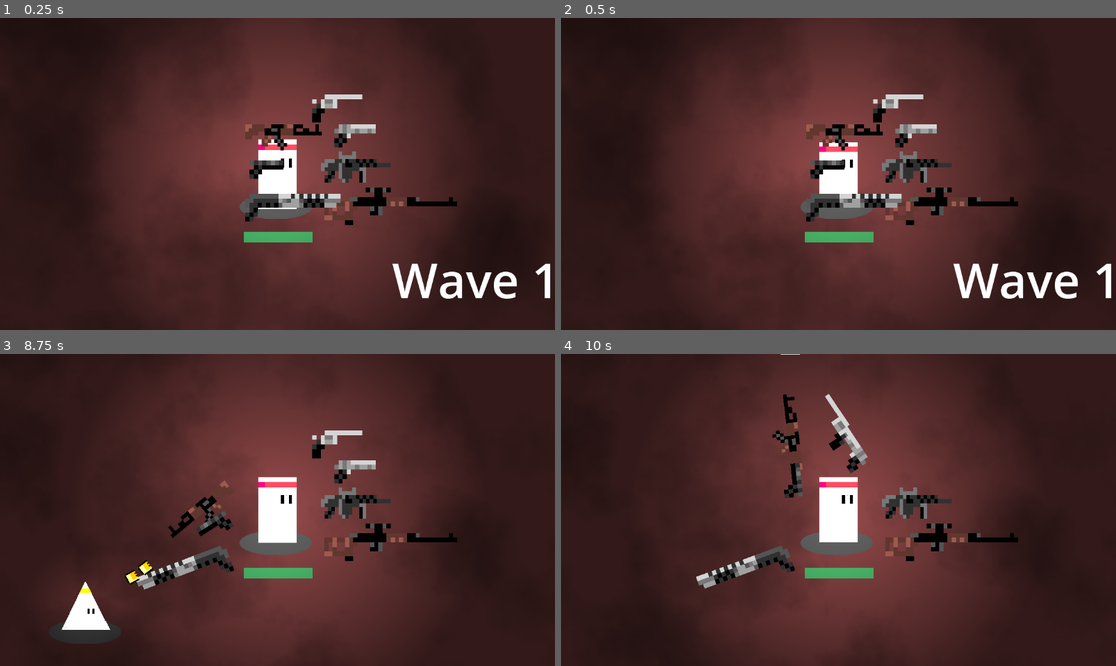
Above: before the commit, frames 1-4 (two rows, left to right).
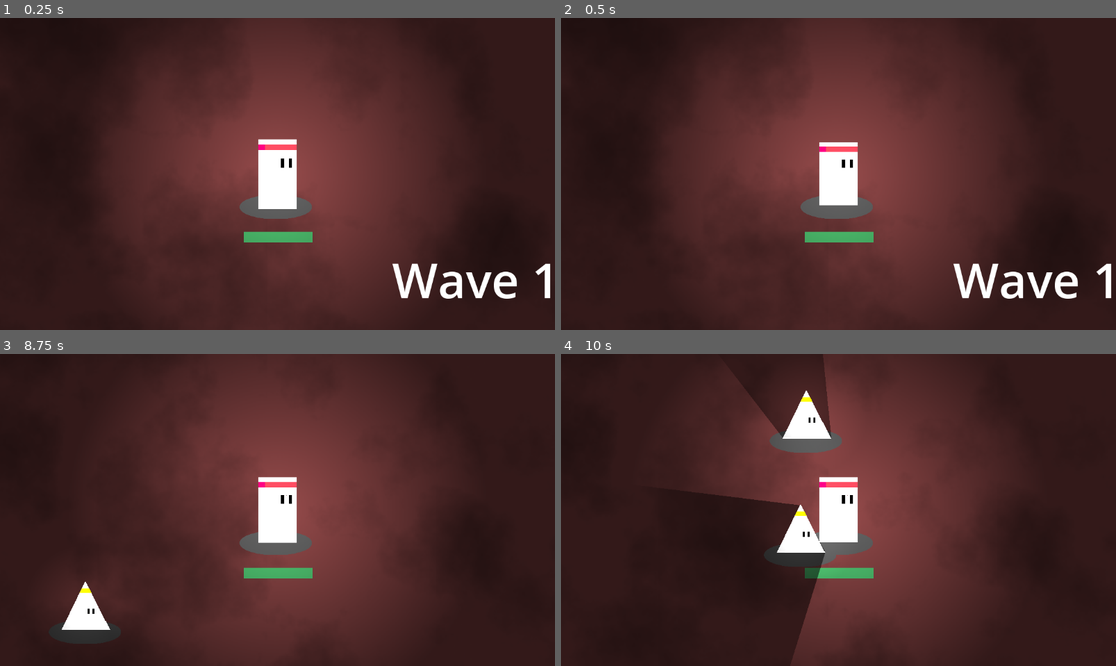
Above: after the commit, the same moments.

Repository: SK1PPR/byog24
Game: Godot game, scene res://scenes/main.tscn
Same seed, same stepped clock (60 frames per second), same inputs: the game is played once before the commit and once after it. The engine's default icon, where the game draws it, is replaced by a stand-in: a white triangle on a blue panel in a dark square.
Inputs (mouse positions are in pixels of both pictures, inside the frame that each line leads up to):
- Up to frame 1 (0.25 s): no input
- Up to frame 2 (0.5 s): no input
- Up to frame 3 (8.75 s): move the mouse to (399, 494) at 0.52 s; click (399, 494) at 0.67 s; move the mouse to (166, 525) at 1.27 s; click (166, 525) at 1.42 s; move the mouse to (333, 441) at 2.02 s; click (333, 441) at 2.17 s; move the mouse to (249, 572) at 2.77 s; click (249, 572) at 2.92 s; move the mouse to (444, 556) at 3.52 s; click (444, 556) at 3.67 s; move the mouse to (111, 463) at 4.27 s; click (111, 463) at 4.42 s; tap Enter at 5 s; move the mouse to (305, 510) at 5.02 s; click (305, 510) at 5.17 s; move the mouse to (194, 432) at 5.77 s; click (194, 432) at 5.92 s; move the mouse to (399, 494) at 6.52 s; click (399, 494) at 6.67 s; move the mouse to (166, 525) at 7.27 s; click (166, 525) at 7.42 s; move the mouse to (333, 441) at 8.02 s; click (333, 441) at 8.17 s
- Up to frame 4 (10 s): move the mouse to (810, 572) at 8.77 s; click (810, 572) at 8.92 s; move the mouse to (1005, 556) at 9.52 s; click (1005, 556) at 9.67 s

The runs differ from the first frame. In frame 1, 3.4% of the frame differs, in the area x 44-83%, y 24-67%; in frame 2, 3.4%; in frame 3, 3.4%; in frame 4, 13%, in the area x 23-83%, y 0-99%.

Commit message:
adding gun powerups incomplete

Diff:
--- /dev/null
+++ b/data/Powerups/assaultGun.tres
@@ -0,0 +1,10 @@
+[gd_resource type="Resource" script_class="PowerupBase" load_steps=3 format=3 uid="uid://bpfmcblnviygl"]
+
+[ext_resource type="Texture2D" uid="uid://dq14co2uy13y0" path="res://assets/assault-rifle.png" id="1_y40ms"]
+[ext_resource type="Script" path="res://data/Powerups/powerup_base.gd" id="2_yn1a0"]
+
+[resource]
+script = ExtResource("2_yn1a0")
+icon = ExtResource("1_y40ms")
+ind = 3
+desc = "This is assault gun"
--- /dev/null
+++ b/data/Powerups/handGun.tres
@@ -0,0 +1,10 @@
+[gd_resource type="Resource" script_class="PowerupBase" load_steps=3 format=3 uid="uid://dpgcpgyot0845"]
+
+[ext_resource type="Texture2D" uid="uid://46xee5ajkpt6" path="res://assets/handgun.png" id="1_s0l2u"]
+[ext_resource type="Script" path="res://data/Powerups/powerup_base.gd" id="2_ywfis"]
+
+[resource]
+script = ExtResource("2_ywfis")
+icon = ExtResource("1_s0l2u")
+ind = 4
+desc = "This is a handgun"
--- /dev/null
+++ b/data/Powerups/machineGun.tres
@@ -0,0 +1,10 @@
+[gd_resource type="Resource" script_class="PowerupBase" load_steps=3 format=3 uid="uid://b82c2kfo7v5t6"]
+
+[ext_resource type="Texture2D" uid="uid://b3pbo7j0dv4uy" path="res://assets/machine-gun.png" id="1_b4sc0"]
+[ext_resource type="Script" path="res://data/Powerups/powerup_base.gd" id="1_khrse"]
+
+[resource]
+script = ExtResource("1_khrse")
+icon = ExtResource("1_b4sc0")
+ind = 6
+desc = "This is machine gun"
--- /dev/null
+++ b/data/Powerups/pistol.tres
@@ -0,0 +1,10 @@
+[gd_resource type="Resource" script_class="PowerupBase" load_steps=3 format=3 uid="uid://wsl47f4v66xp"]
+
+[ext_resource type="Texture2D" uid="uid://w5ceuloskppr" path="res://assets/Pistol.png" id="1_gipct"]
+[ext_resource type="Script" path="res://data/Powerups/powerup_base.gd" id="2_y7qtm"]
+
+[resource]
+script = ExtResource("2_y7qtm")
+icon = ExtResource("1_gipct")
+ind = 6
+desc = "This is pistol"
--- /dev/null
+++ b/data/Powerups/revolver.tres
@@ -0,0 +1,10 @@
+[gd_resource type="Resource" script_class="PowerupBase" load_steps=3 format=3 uid="uid://5dc0e314n3jg"]
+
+[ext_resource type="Texture2D" uid="uid://db6dlyhlnylml" path="res://assets/revolver.png" id="1_38t6r"]
+[ext_resource type="Script" path="res://data/Powerups/powerup_base.gd" id="1_fx00v"]
+
+[resource]
+script = ExtResource("1_fx00v")
+icon = ExtResource("1_38t6r")
+ind = 7
+desc = "This is revolver"
--- /dev/null
+++ b/data/Powerups/shotgun.tres
@@ -0,0 +1,10 @@
+[gd_resource type="Resource" script_class="PowerupBase" load_steps=3 format=3 uid="uid://l20lks0p6cpd"]
+
+[ext_resource type="Texture2D" uid="uid://bxrx8pp04xpee" path="res://assets/Shotgun.png" id="1_7uxhk"]
+[ext_resource type="Script" path="res://data/Powerups/powerup_base.gd" id="1_oxr8r"]
+
+[resource]
+script = ExtResource("1_oxr8r")
+icon = ExtResource("1_7uxhk")
+ind = 8
+desc = "This is shotgun"
--- /dev/null
+++ b/data/Powerups/sniper.tres
@@ -0,0 +1,10 @@
+[gd_resource type="Resource" script_class="PowerupBase" load_steps=3 format=3 uid="uid://cluualbauyxjo"]
+
+[ext_resource type="Texture2D" uid="uid://300wns70xk7p" path="res://assets/sniper.png" id="1_w47it"]
+[ext_resource type="Script" path="res://data/Powerups/powerup_base.gd" id="1_ya2pc"]
+
+[resource]
+script = ExtResource("1_ya2pc")
+icon = ExtResource("1_w47it")
+ind = 9
+desc = "This is sniper"
--- a/scenes/main.tscn
+++ b/scenes/main.tscn
@@ -1,20 +1,13 @@
-[gd_scene load_steps=35 format=3 uid="uid://bhd1q0c8dovan"]
+[gd_scene load_steps=36 format=3 uid="uid://bhd1q0c8dovan"]
 
 [ext_resource type="PackedScene" uid="uid://c1232bb68fhy6" path="res://scenes/player.tscn" id="1_j7f5f"]
 [ext_resource type="Script" path="res://scripts/main.gd" id="1_m2lt0"]
 [ext_resource type="Shader" path="res://shaders/main.gdshader" id="1_vydfm"]
 [ext_resource type="Script" path="res://scripts/camera_2d.gd" id="3_6qcvf"]
-[ext_resource type="PackedScene" uid="uid://byl3dfrhj11vx" path="res://data/weapons/pistol.tscn" id="3_ttt1o"]
 [ext_resource type="PackedScene" uid="uid://frhhprjg8xrl" path="res://scenes/triangle.tscn" id="4_06rle"]
 [ext_resource type="PackedScene" uid="uid://gy88wl32c56y" path="res://scenes/square.tscn" id="5_nksia"]
 [ext_resource type="Script" path="res://scripts/wave_manager.gd" id="6_qxm8f"]
 [ext_resource type="PackedScene" uid="uid://b6s0vfev5tf8l" path="res://scenes/pentagon.tscn" id="7_ix11m"]
-[ext_resource type="PackedScene" uid="uid://dh7t78g2mn2s6" path="res://data/weapons/assault_rifle.tscn" id="9_1xvox"]
-[ext_resource type="PackedScene" uid="uid://bxnaw4pdyf808" path="res://data/weapons/machine_gun.tscn" id="9_rjlbj"]
-[ext_resource type="PackedScene" uid="uid://eqagoykh5r0q" path="res://data/weapons/sniper.tscn" id="10_0ajwb"]
-[ext_resource type="PackedScene" uid="uid://d0dic2gjfpwdq" path="res://data/weapons/handgun.tscn" id="11_o4d2n"]
-[ext_resource type="PackedScene" uid="uid://c2jso6b04bh2i" path="res://data/weapons/shotgun.tscn" id="14_kdi8e"]
-[ext_resource type="PackedScene" uid="uid://j4wfweum8nor" path="res://data/weapons/revolver.tscn" id="15_ibyf6"]
 [ext_resource type="Script" path="res://scripts/PowerupRange.gd" id="16_0oi6n"]
 [ext_resource type="Script" path="res://scripts/powerup_manager.gd" id="16_xl5kd"]
 [ext_resource type="Script" path="res://scripts/first_aid.gd" id="17_3jxuv"]
@@ -26,7 +19,15 @@
 [ext_resource type="Resource" uid="uid://ummix24fb17v" path="res://data/Powerups/shield.tres" id="20_f0fu1"]
 [ext_resource type="Resource" uid="uid://bxco2gmht2x35" path="res://data/Powerups/poisonAura.tres" id="21_u17qh"]
 [ext_resource type="PackedScene" uid="uid://dvkb7fkt3u40n" path="res://scenes/card_box.tscn" id="21_vy7i5"]
+[ext_resource type="Resource" uid="uid://bpfmcblnviygl" path="res://data/Powerups/assaultGun.tres" id="22_yfjhh"]
 [ext_resource type="Script" path="res://scripts/wave_spawn_text.gd" id="23_0yoft"]
+[ext_resource type="Resource" uid="uid://dpgcpgyot0845" path="res://data/Powerups/handGun.tres" id="23_6mv1e"]
+[ext_resource type="Resource" uid="uid://b82c2kfo7v5t6" path="res://data/Powerups/machineGun.tres" id="24_muet8"]
+[ext_resource type="Resource" uid="uid://wsl47f4v66xp" path="res://data/Powerups/pistol.tres" id="25_3vw7w"]
+[ext_resource type="Script" path="res://scripts/gun_used.gd" id="25_i4ym2"]
+[ext_resource type="Resource" uid="uid://5dc0e314n3jg" path="res://data/Powerups/revolver.tres" id="26_g812s"]
+[ext_resource type="Resource" uid="uid://l20lks0p6cpd" path="res://data/Powerups/shotgun.tres" id="27_srggl"]
+[ext_resource type="Resource" uid="uid://cluualbauyxjo" path="res://data/Powerups/sniper.tres" id="28_ewswn"]
 
 [sub_resource type="Shader" id="Shader_mlybf"]
 code = "// https://www.shadertoy.com/view/MdffD7
@@ -256,27 +257,6 @@
 position = Vector2(-505, 323)
 collision_layer = 9
 
-[node name="machine_gun" parent="player" instance=ExtResource("9_rjlbj")]
-position = Vector2(78, 5)
-
-[node name="sniper" parent="player" instance=ExtResource("10_0ajwb")]
-position = Vector2(74, 85)
-
-[node name="assault_rifle" parent="player" instance=ExtResource("9_1xvox")]
-position = Vector2(-86, -63)
-
-[node name="pistol" parent="player" instance=ExtResource("3_ttt1o")]
-position = Vector2(-83, -2)
-
-[node name="handgun" parent="player" instance=ExtResource("11_o4d2n")]
-position = Vector2(79, -65)
-
-[node name="shotgun" parent="player" instance=ExtResource("14_kdi8e")]
-position = Vector2(-86, 81)
-
-[node name="revolver" parent="player" instance=ExtResource("15_ibyf6")]
-position = Vector2(42, -122)
-
 [node name="PowerupRange" type="Area2D" parent="player"]
 collision_mask = 2
 script = ExtResource("16_0oi6n")
@@ -285,6 +265,20 @@
 position = Vector2(-13, -45)
 scale = Vector2(30, 30)
 shape = SubResource("CircleShape2D_oeyq2")
+
+[node name="GunPoints" type="Node2D" parent="player"]
+
+[node name="p1" type="Sprite2D" parent="player/GunPoints"]
+
+[node name="p2" type="Sprite2D" parent="player/GunPoints"]
+
+[node name="p3" type="Sprite2D" parent="player/GunPoints"]
+
+[node name="p4" type="Sprite2D" parent="player/GunPoints"]
+
+[node name="p5" type="Sprite2D" parent="player/GunPoints"]
+
+[node name="p6" type="Sprite2D" parent="player/GunPoints"]
 
 [node name="GameOverScreen" type="CanvasLayer" parent="."]
 unique_name_in_owner = true
@@ -319,7 +313,7 @@
 [node name="PowerupManager" type="Node" parent="."]
 unique_name_in_owner = true
 script = ExtResource("16_xl5kd")
-Powerups = Array[ExtResource("18_eihtq")]([ExtResource("19_eideh"), ExtResource("20_f0fu1"), ExtResource("21_u17qh")])
+Powerups = Array[ExtResource("18_eihtq")]([ExtResource("19_eideh"), ExtResource("20_f0fu1"), ExtResource("21_u17qh"), ExtResource("22_yfjhh"), ExtResource("23_6mv1e"), ExtResource("24_muet8"), ExtResource("25_3vw7w"), ExtResource("26_g812s"), ExtResource("27_srggl"), ExtResource("28_ewswn")])
 
 [node name="FirstAid" type="Node" parent="PowerupManager"]
 script = ExtResource("17_3jxuv")
@@ -329,6 +323,33 @@
 
 [node name="PoisonAura" type="Node" parent="PowerupManager"]
 script = ExtResource("19_0vmpu")
+
+[node name="AssaultGun" type="Node" parent="PowerupManager"]
+script = ExtResource("25_i4ym2")
+
+[node name="HandGun" type="Node" parent="PowerupManager"]
+script = ExtResource("25_i4ym2")
+gunId = 1
+
+[node name="MachineGun" type="Node" parent="PowerupManager"]
+script = ExtResource("25_i4ym2")
+gunId = 2
+
+[node name="Pistol" type="Node" parent="PowerupManager"]
+script = ExtResource("25_i4ym2")
+gunId = 3
+
+[node name="Revolver" type="Node" parent="PowerupManager"]
+script = ExtResource("25_i4ym2")
+gunId = 4
+
+[node name="Shotgun" type="Node" parent="PowerupManager"]
+script = ExtResource("25_i4ym2")
+gunId = 5
+
+[node name="Sniper" type="Node" parent="PowerupManager"]
+script = ExtResource("25_i4ym2")
+gunId = 6
 
 [node name="CardSelect" type="CanvasLayer" parent="."]
 unique_name_in_owner = true
--- a/scenes/player.tscn
+++ b/scenes/player.tscn
@@ -139,6 +139,10 @@
 	await timer.timeout
 	timer.queue_free()
 	damageFactor = 1.0
+
+func _on_weapon_picked(gunid: int):
+
+	pass
 "
 
 [sub_resource type="StyleBoxFlat" id="StyleBoxFlat_6bs8r"]
--- a/scripts/first_aid.gd
+++ b/scripts/first_aid.gd
@@ -1,4 +1,4 @@
-extends Powerup
+extends Node
 
 signal first_aid_used(inc: int)
 @export var HEALTH_INC = 50
--- /dev/null
+++ b/scripts/gun_used.gd
@@ -0,0 +1,7 @@
+extends Node
+
+signal gun_used(id: int)
+@export var gunId: int
+
+func execute() -> void:
+	emit_signal("gun_used", gunId)
--- a/scripts/shield.gd
+++ b/scripts/shield.gd
@@ -1,4 +1,4 @@
-extends Powerup
+extends Node
 
 signal shield_used(shieldTime: int, damageFactor: float)
 @export var shieldTime: int = 40
